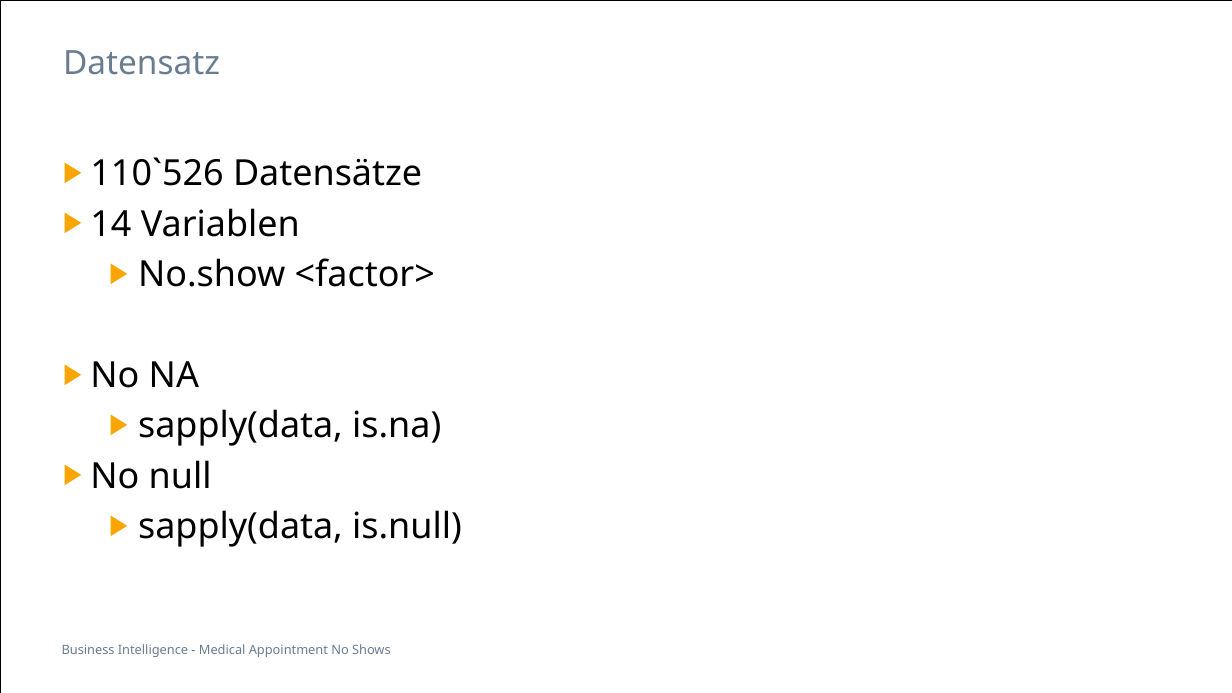
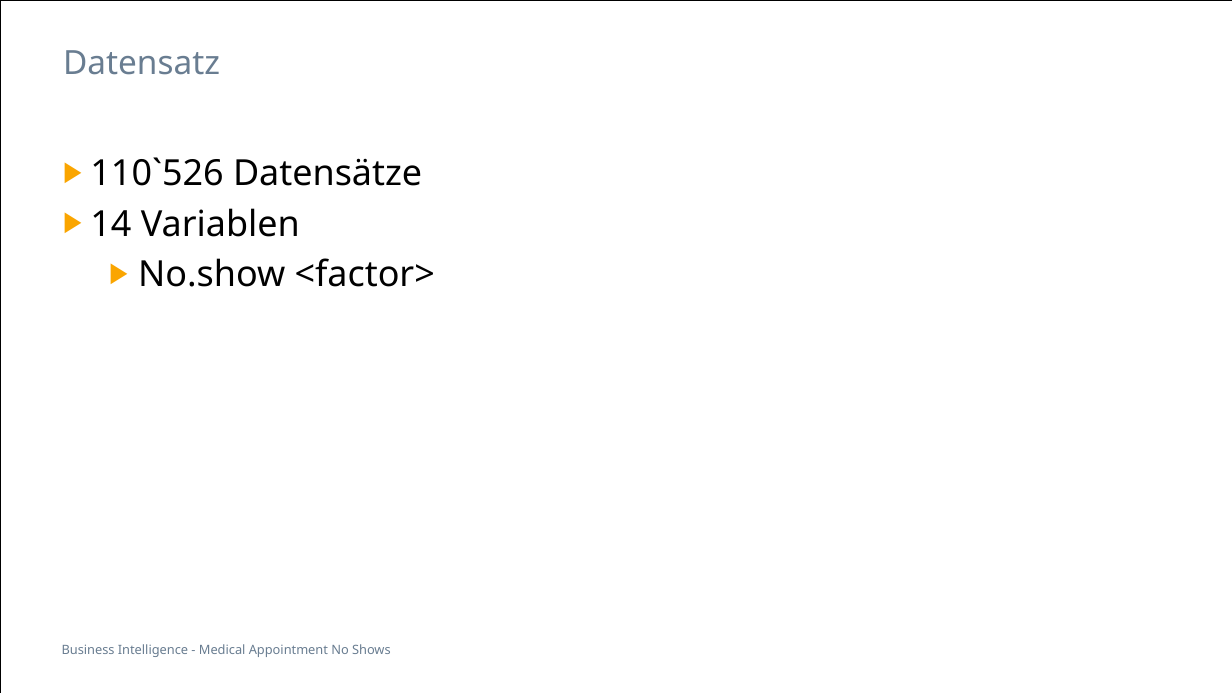
Before and after one commit to soldiervinz/BI_AppointmentShowUp, a slide deck: slide 8 of Medical Appointment No Shows.pptx (slide 7 before the commit). Drawn at 1232x693 pixels with LibreOffice and Linux fonts; fonts in the diff are those of the drawing. Boxes give left, top, right and bottom in pixels: in the first picture for what was removed or moved away, otherwise in the second. Text is boxed around its words. In the diff, an @@ line names an element or a change of style, - is before the commit and + after.

```diff
--- a/Medical Appointment No Shows.pptx
+++ b/Medical Appointment No Shows.pptx
@@ text at <box>90,361,462,547</box>: paragraphs removed @@
-▶ No NA
-  ▶ sapply(data, is.na)
-▶ No null
-  ▶ sapply(data, is.null)
```
Also in this commit, not shown: 3 other slides changed, 1 slide added, 1 other file.
